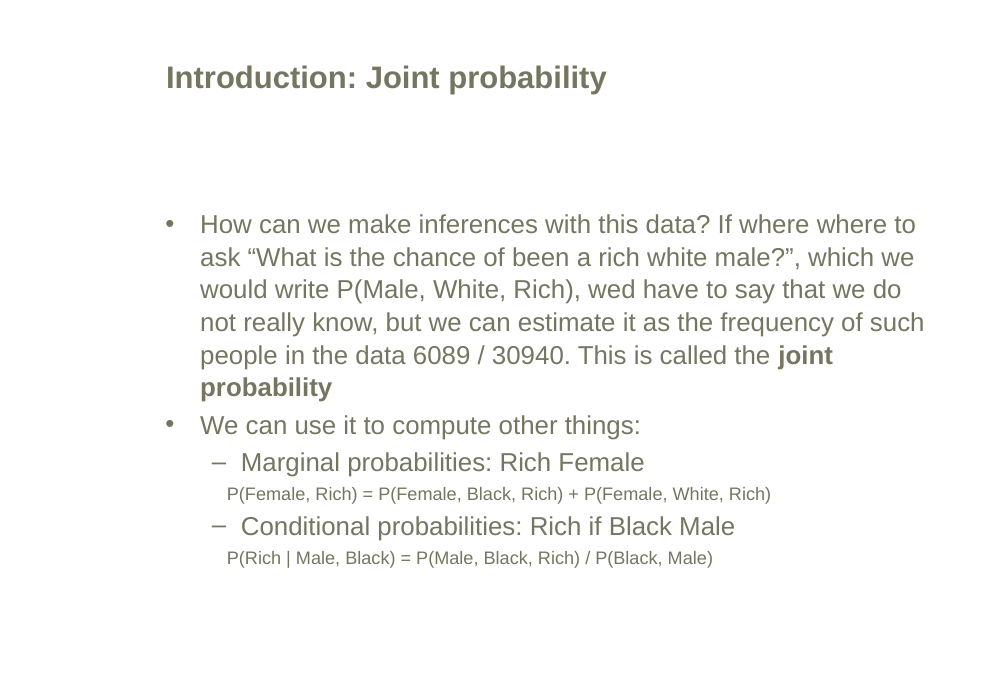
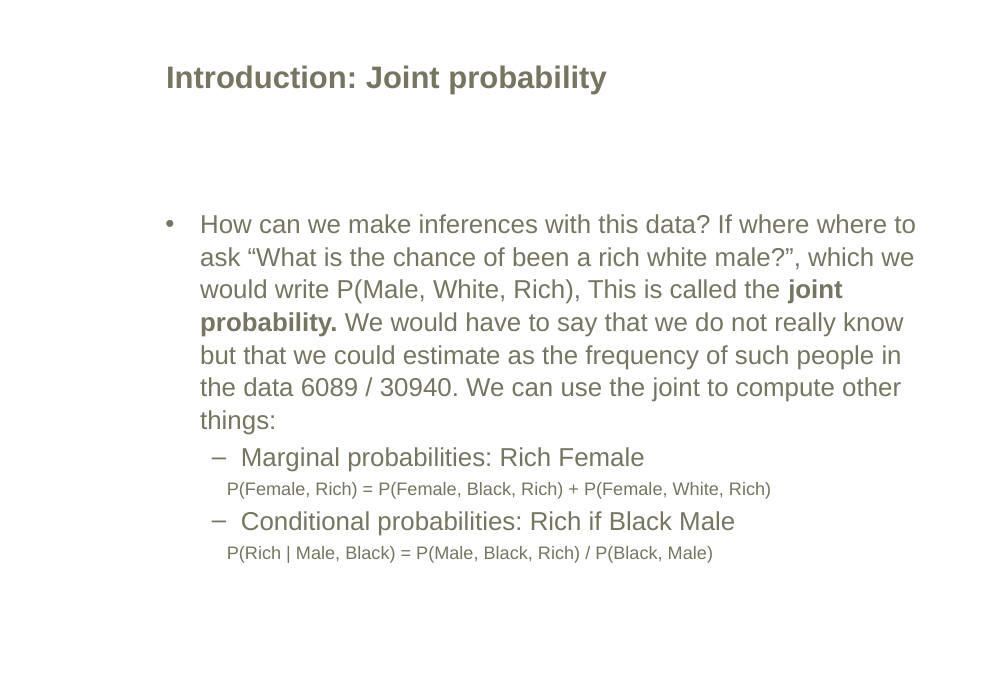
Before and after one commit to mikisvaz/DMPP, a slide deck: slide 5 of Classification/Classification.ppt. Drawn at 1008x698 pixels with LibreOffice and Linux fonts; fonts in the diff are those of the drawing; background and template pictures are left out. Boxes give left, top, right and bottom in pixels: in the first picture for what was removed or moved away, otherwise in the second. Text is boxed around its words. In the diff, an @@ line names an element or a change of style, - is before the commit and + after.

Commit message:
Small changes in PPT

```diff
--- a/Classification/Classification.ppt
+++ b/Classification/Classification.ppt
@@ text at (x1=200, y1=214, x2=916, y2=435): text changed @@
-• How can we make inferences with this data? If where where to ask “What is the chance of been a rich white male?”, which we would write P(Male, White, Rich), wed have to say that we do not really know, but we can estimate it as the frequency of such people in the data 6089 / 30940. This is called the joint probability
-• We can use it to compute other things:
+• How can we make inferences with this data? If where where to ask “What is the chance of been a rich white male?”, which we would write P(Male, White, Rich), This is called the joint probability. We would have to say that we do not really know but that we could estimate as the frequency of such people in the data 6089 / 30940. We can use the joint to compute other things:
```
Also in this commit, not shown: 1 other slide changed.
